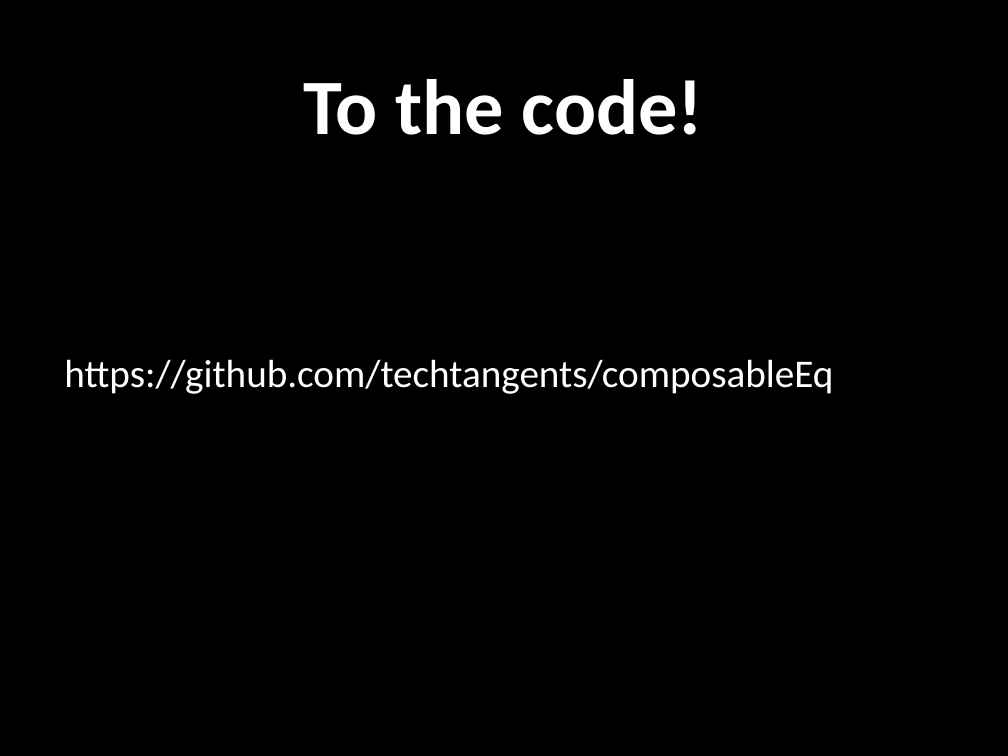
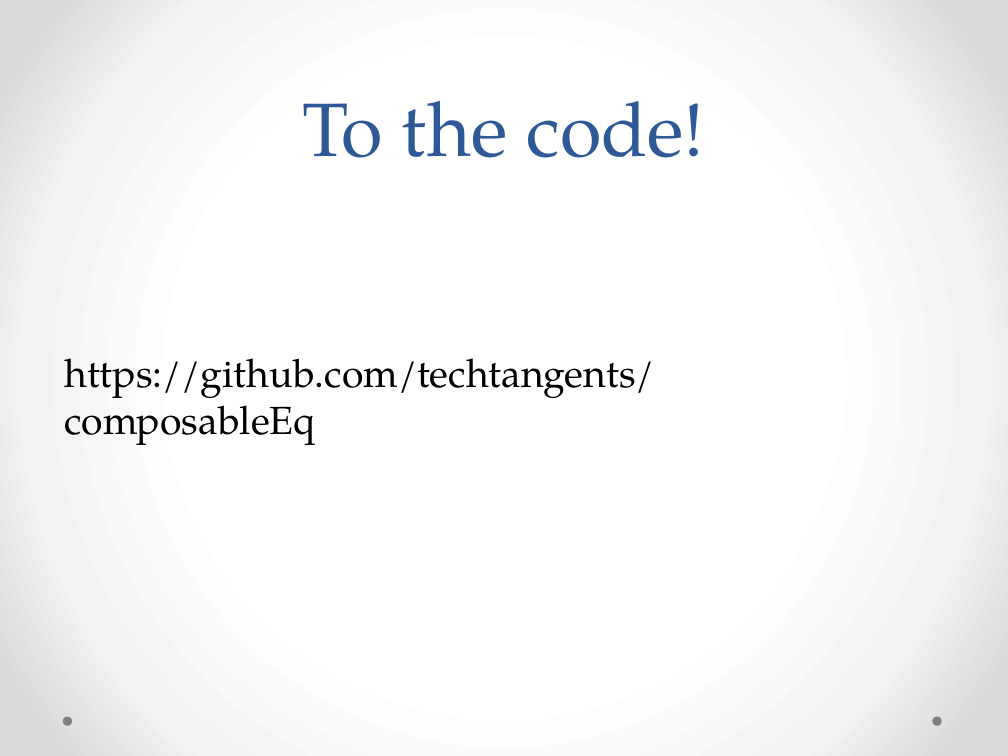
Before and after one commit to techtangents/javaeq, a slide deck: slide 5 of ComposableEquality.pptx. Drawn at 1008x756 pixels with LibreOffice and Linux fonts; fonts in the diff are those of the drawing; background and template pictures are left out. Boxes give left, top, right and bottom in pixels: in the first picture for what was removed or moved away, otherwise in the second. Text is boxed around its words. In the diff, an @@ line names an element or a change of style, - is before the commit and + after.

```diff
--- a/ComposableEquality.pptx
+++ b/ComposableEquality.pptx
@@ background picture (left out) to gradient #FFFFFF to #F4F4F4 to #DADADA @@
@@ title "To the code!": place and size @@
-title "To the code!" at [304,79,704,135]
+title "To the code!" at [303,101,705,158]
@@ title "To the code!" at [303,101,705,158]: size 56 to 54 pt, font Calibri to TeX Gyre Pagella, text colour #FFFFFF to #2F5897, bold off; line spacing 1 to 58pt; vertical alignment middle to bottom @@
@@ text "https://github.com/techtangents/composableEq" at [64,358,654,445]: font Calibri to TeX Gyre Pagella, text colour #FFFFFF to #000000 @@
@@ ellipse added at [62,717,72,726], fill #808080 @@
@@ ellipse added at [932,717,941,726], fill #808080 @@
```
Also in this commit, not shown: 7 other slides changed, 1 other file.
